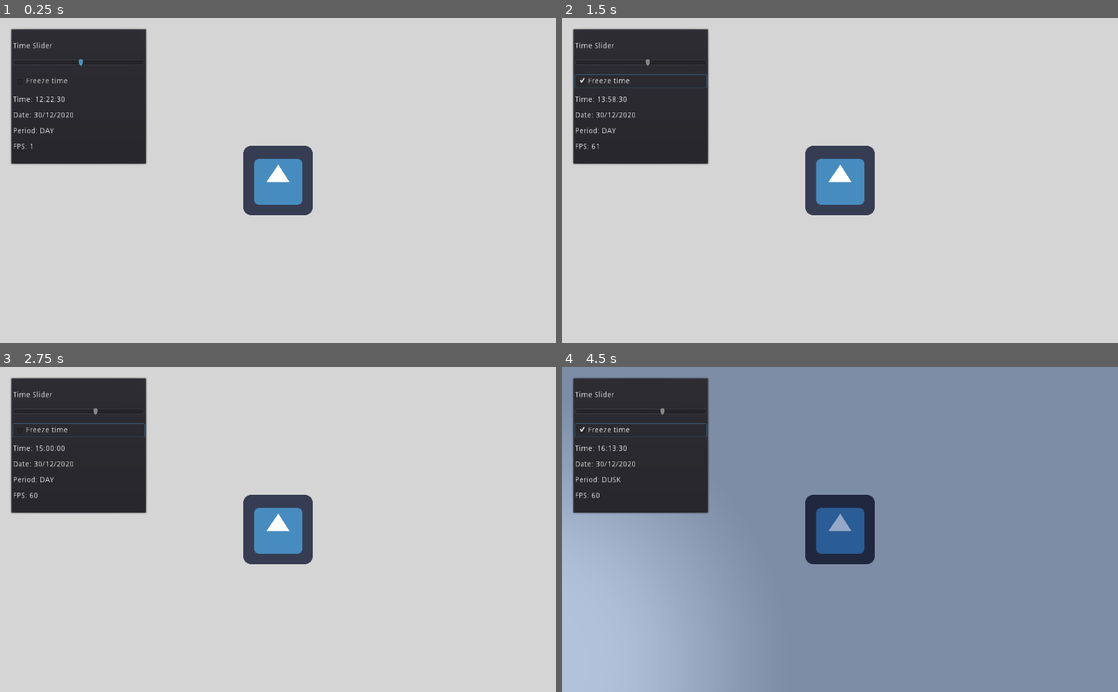
Above: before the commit, frames 1-4 (two rows, left to right).
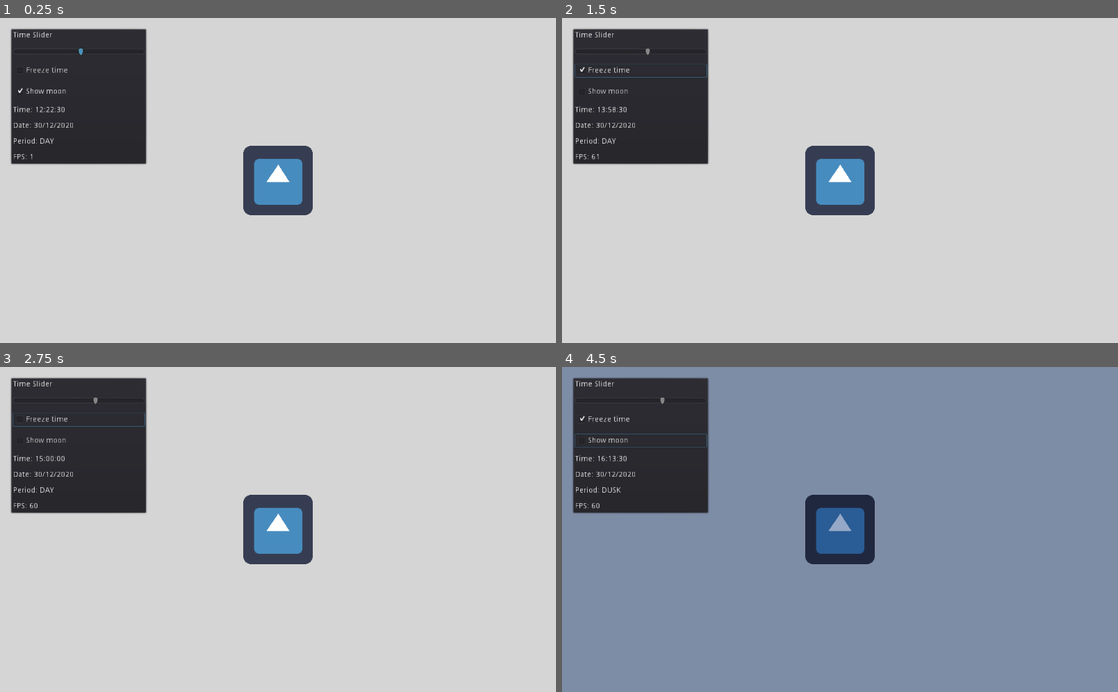
Above: after the commit, the same moments.

Repository: hiulit/Godot-3-2D-Day-Night-Cycle
Game: Godot game, scene res://demo/demo.tscn
The game is run twice, just before and just after one commit, with the same random seed, the same clock (stepped at 60 frames per second) and the same inputs. The engine's default icon, where the game draws it, is replaced by a stand-in: a white triangle on a blue panel in a dark square.
Inputs (mouse positions are in pixels of both pictures, inside the frame that each line leads up to):
- Up to frame 1 (0.25 s): no input
- Up to frame 2 (1.5 s): click (639, 92) at 0.5 s, where only the run after the commit has a clickable "Show moon"; click "Freeze time" at 1.25 s
- Up to frame 3 (2.75 s): click "Freeze time" at 2 s
- Up to frame 4 (4.5 s): click (639, 441) at 2.75 s, where only the run after the commit has a clickable "Show moon"; click "Freeze time" at 3.5 s; click (639, 441) at 4.25 s, where only the run after the commit has a clickable "Show moon"

The runs differ from the first frame. In frame 1, 0.7% of the frame differs, in the area x 2-15%, y 4-44%; in frame 2, 1.0%; in frame 3, 1.0%; in frame 4, 14%, in the area x 0-27%, y 4-100%.

Commit message:
Added show moon toggle

Diff:
--- a/src/debug_overlay/debug_overlay.gd
+++ b/src/debug_overlay/debug_overlay.gd
@@ -2,11 +2,11 @@
 
 onready var time_slider = $VBoxContainer/time_slider
 onready var freeze_time_checkbox = $VBoxContainer/freeze_time_checkbox
+onready var show_moon_checkbox = $VBoxContainer/show_moon_checkbox
 onready var time_label = $VBoxContainer/time_label
 onready var date_label = $VBoxContainer/date_label
 onready var period_label = $VBoxContainer/period_label
 onready var fps_label = $VBoxContainer/fps_label
-
 
 func _ready():
 	var current_minute_changed_signal = Time.connect(
@@ -37,6 +37,7 @@
 		printerr(connect_current_cycle_changed_signal)
 
 	freeze_time_checkbox.pressed = Time.freeze_time
+	show_moon_checkbox.pressed = true
 
 	_update_time_slider()
 	_update_time_labels()
@@ -105,3 +106,7 @@
 
 func _on_freeze_time_checkbox_toggled(button_pressed):
 	Time.freeze_time = button_pressed
+
+
+func _on_moon_checkbox_toggled(button_pressed):
+	get_tree().get_nodes_in_group("moon")[0].visible = button_pressed
--- a/src/debug_overlay/debug_overlay.tscn
+++ b/src/debug_overlay/debug_overlay.tscn
@@ -48,6 +48,15 @@
 "_edit_use_anchors_": false
 }
 
+[node name="show_moon_checkbox" type="CheckBox" parent="VBoxContainer"]
+margin_top = 103.0
+margin_right = 168.0
+margin_bottom = 127.0
+text = "Show moon"
+__meta__ = {
+"_edit_use_anchors_": false
+}
+
 [node name="time_label" type="Label" parent="VBoxContainer"]
 margin_top = 120.0
 margin_right = 242.0
@@ -78,3 +87,4 @@
 [connection signal="gui_input" from="VBoxContainer/time_slider" to="." method="_on_time_slider_gui_input"]
 [connection signal="value_changed" from="VBoxContainer/time_slider" to="." method="_on_time_slider_value_changed"]
 [connection signal="toggled" from="VBoxContainer/freeze_time_checkbox" to="." method="_on_freeze_time_checkbox_toggled"]
+[connection signal="toggled" from="VBoxContainer/show_moon_checkbox" to="." method="_on_moon_checkbox_toggled"]
--- a/src/moon/moon.tscn
+++ b/src/moon/moon.tscn
@@ -3,7 +3,9 @@
 [ext_resource path="res://src/moon/moon_light.png" type="Texture" id=1]
 [ext_resource path="res://src/moon/moon.gd" type="Script" id=2]
 
-[node name="moon" type="Light2D"]
+[node name="moon" type="Light2D" groups=[
+"moon",
+]]
 texture = ExtResource( 1 )
 script = ExtResource( 2 )
 
